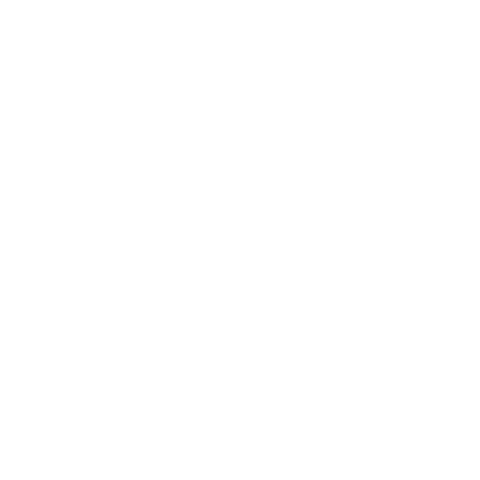
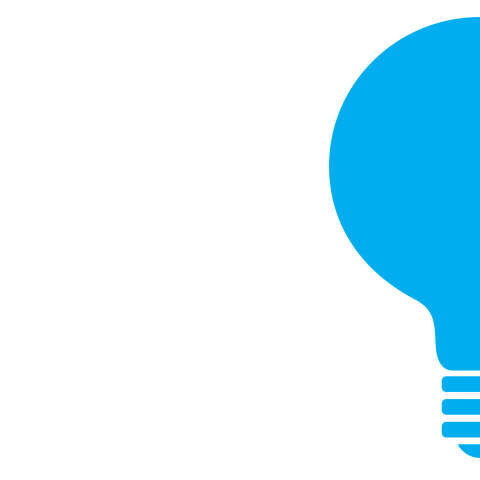
The second w=480, h=480 image is a revision of the first. Changes to its layers:
added layer "Shape 5" above "Shape 4" over bbox(329, 17, 480, 458)
hid "Shape 2", opacity 100% → 30% over bbox(329, 17, 473, 457)
